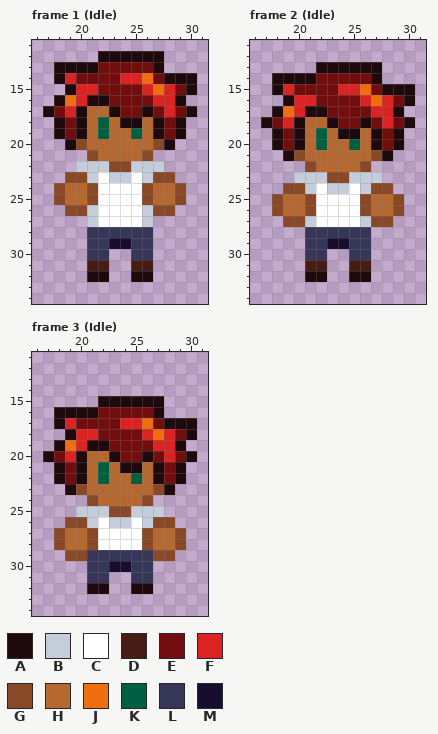
A pixel-art file gets an edit: DetentionProject/Aseprite/Npc's/Carlos.aseprite. Above, as it was before the edit.
48x48 pixels, 4 frames. Shown: frame 1 (Idle): x 16..31, y 11..34; frame 2 (Idle): x 16..31, y 11..34; frame 3 (Idle): x 16..31, y 11..34. The commit also changed other frames, which this record leaves out.
Palette (. is transparent): A #1e090d  B #c5cddb  C #ffffff  D #461c14  E #720d0d  F #da2424  G #8a4926  H #b66831  J #ef6e10  K #005f41  L #353658  M #180d2f
The result:
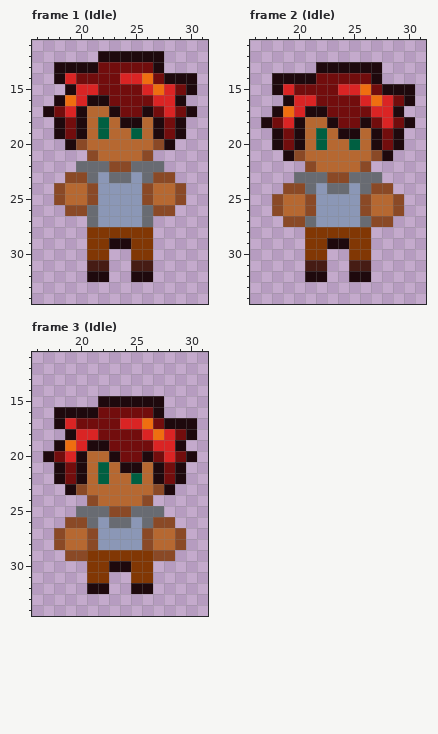
Changes in this commit:
{"colour":"B","old":"#c5cddb","new":"#686b72"}
{"colour":"C","old":"#ffffff","new":"#8b97b6"}
{"colour":"L","old":"#353658","new":"#813704"}
{"where": "frame 1 (Idle), layer \"body\""}
{"frame":1,"y":29,"x":23,"old":"MM","new":"AA"}
{"where": "frame 2 (Idle), layer \"body\""}
{"frame":2,"y":29,"x":23,"old":"MM","new":"AA"}
{"where": "frame 3 (Idle), layer \"body\""}
{"frame":3,"y":30,"x":23,"old":"MM","new":"AA"}
{"label":"changed","picture_box":[76,161,164,260]}
{"label":"changed","picture_box":[294,172,382,260]}
{"label":"changed","picture_box":[76,506,164,583]}
